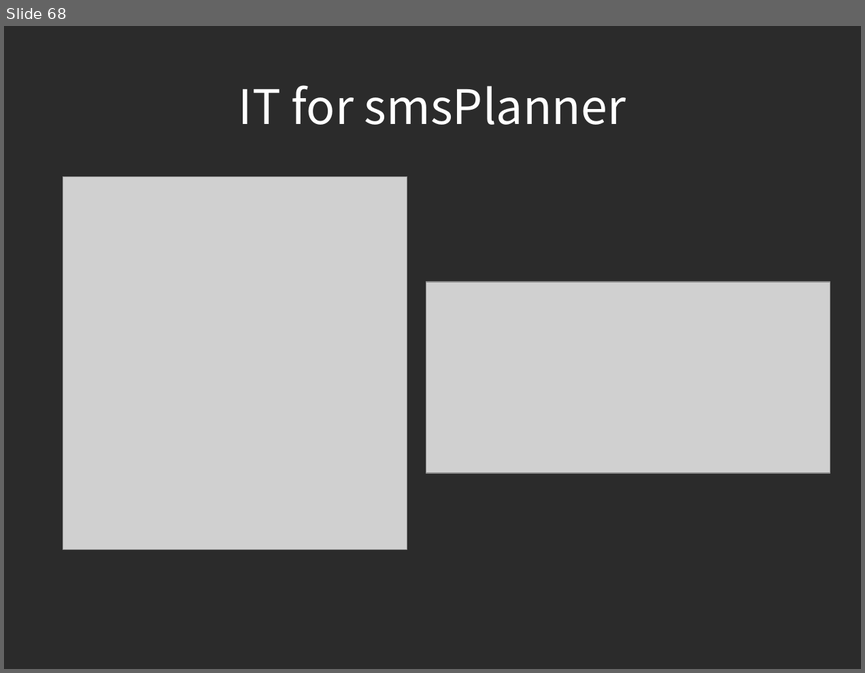
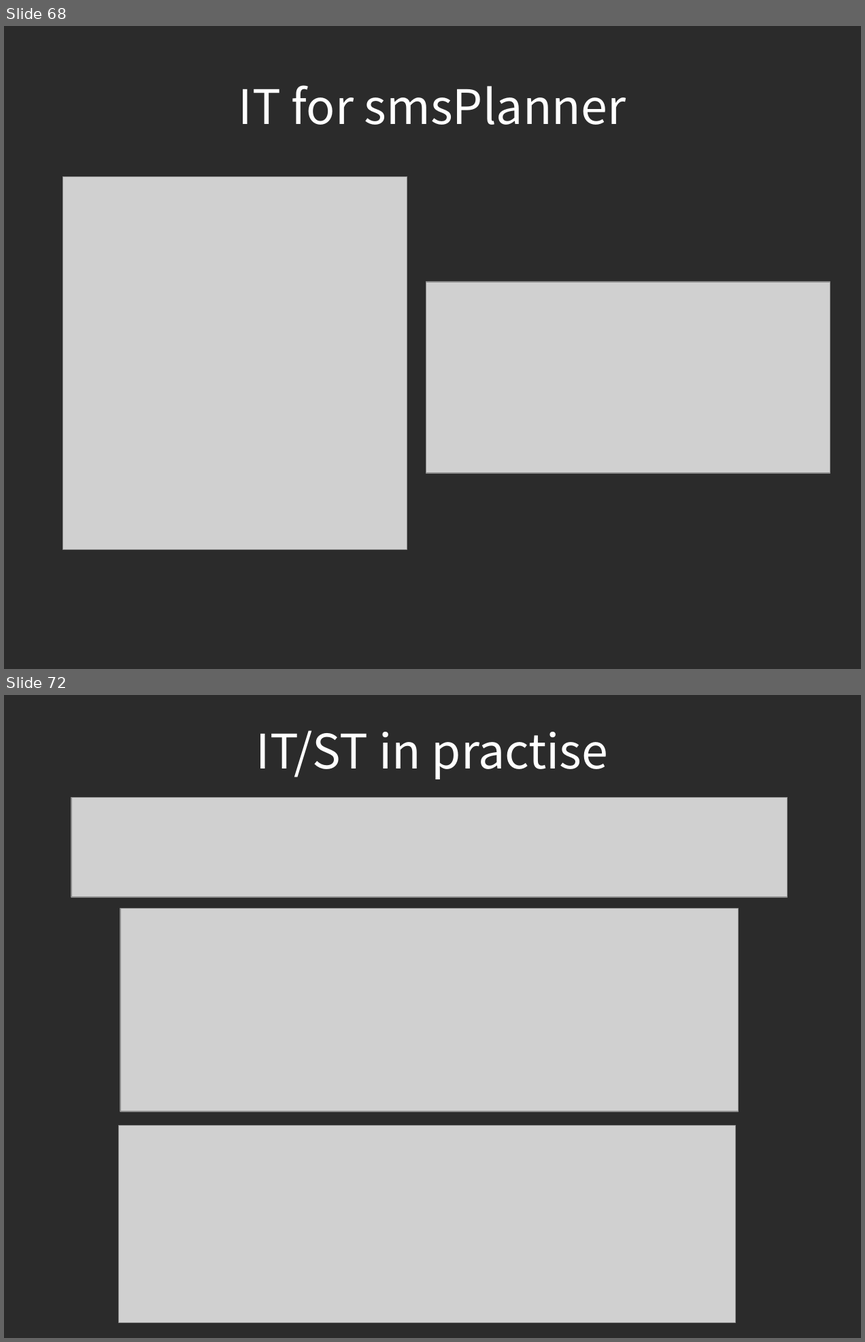
Before and after one commit to piotrek24061988/AutomaticTesting, a slide deck: module1/doc/AutomatedTesting.odp. Shown one above the other, each under a label of ours: slide 68 before the commit, slides 68 and 72 after it; the slides between them are not shown. The pictures are 865x673 and 865x1342 pixels, drawn with LibreOffice and Linux fonts; fonts in the diff are those of the drawing; grey boxes stand for pictures; background and template pictures are left out; a plain dark background stands for a picture behind light text. Boxes give left, top, right and bottom in pixels: in the first picture for what was removed or moved away, otherwise in the second. Text is boxed around its words. In the diff, an @@ line names an element or a change of style, - is before the commit and + after.

```diff
--- a/module1/doc/AutomatedTesting.odp
+++ b/module1/doc/AutomatedTesting.odp
@@ slide 72 added at (x1=4, y1=695, x2=861, y2=1338), background picture (left out) @@
@@ title added at (x1=256, y1=730, x2=609, y2=779), 44 pt, text #FFFFFF @@
+IT/ST in practise
@@ picture added at (x1=71, y1=798, x2=788, y2=897) @@
@@ picture added at (x1=121, y1=909, x2=738, y2=1112) @@
@@ picture added at (x1=118, y1=1125, x2=736, y2=1323) @@
```
Also in this commit, not shown: 3 other slides added.
